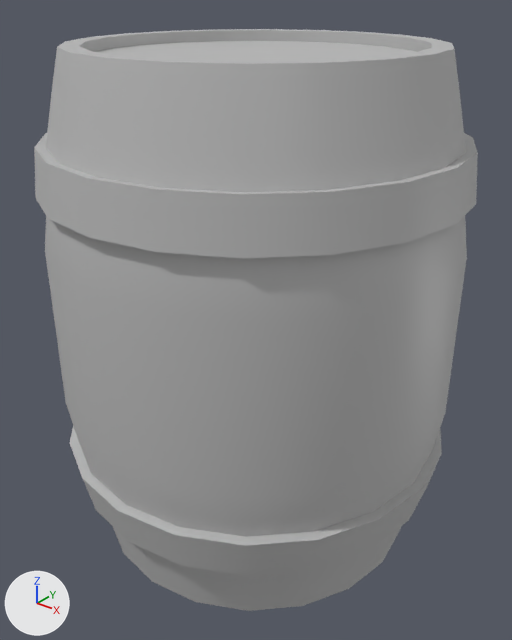
A saved change to the FBX model Assets/Art/Models/Barrel.fbx.
The view is the same before and after, from a 50 mm lens placed at (0.798, -0.998, 1.062), pointed at (0.009, -0.012, 0.45). Every picture has the same lights, and +X, +Y and +Z are marked at lower left. Where no turn or scale is listed for an object, it has been applied to the vertices.

The older version as bpy lines, for what is in view:
```python
me_mesh = bpy.data.meshes.new('Mesh')
me_mesh.from_pydata(...)  # 302 vertices, 320 faces; spans x -0.388..0.388, y -0.388..0.388, z 0.0..0.962
# faces by material slot: [200, 120]
me_mesh.materials.append(mat_barrel_wood)  # grey #bcbcbc
me_mesh.materials.append(mat_barrel_metal)  # grey #bcbcbc
ob_pcylinder1 = bpy.data.objects.new('pCylinder1', me_mesh)
ob_pcylinder1.location = (0.0, 0.0, 0.0)
```
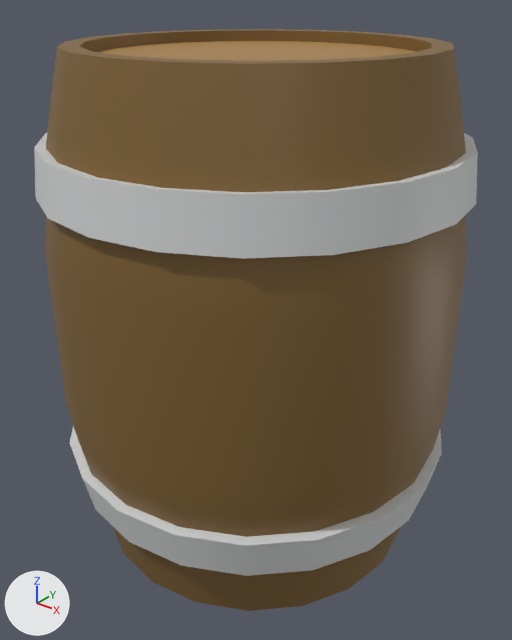
The change, as a list of edits to the scene's bpy script:
```text
Add mat_barrel_metal_1:
    mat_barrel_metal_1 = principled_material('Barrel_metal')
    mat_barrel_metal_1.base_color = (0.667, 0.678, 0.682)  # light grey #d5d7d7
Add mat_barrel_wood2:
    mat_barrel_wood2 = principled_material('Barrel_wood2')
    mat_barrel_wood2.base_color = (0.396, 0.22, 0.0588)  # brown #a98145
Add mat_barrel_wood_1:
    mat_barrel_wood_1 = principled_material('Barrel_wood')
    mat_barrel_wood_1.base_color = (0.212, 0.118, 0.0313)  # brown #7f6031
Change me_mesh:
    where me_mesh.from_pydata(...)  # 302 vertices, 320 faces; spans x -0.388..0.388, y -0.388..0.388, z 0.0..0.962
    used by ob_pcylinder1; location = (0.0, 0.0, 0.0)
    me_mesh part 1: 80 of the faces centred in x -0.342..0.342, y -0.342..0.342, z 0.852..0.962 switch from mat_barrel_wood (grey #bcbcbc) to mat_barrel_wood_1 (brown #7f6031)
    me_mesh part 2: 40 of the faces centred in x -0.376..0.376, y -0.376..0.376, z 0.471..0.674 switch from mat_barrel_wood (grey #bcbcbc) to mat_barrel_wood_1 (brown #7f6031)
    me_mesh part 3: 40 of the faces centred in x -0.33..0.33, y -0.33..0.33, z 0.0..0.068 switch from mat_barrel_wood (grey #bcbcbc) to mat_barrel_wood_1 (brown #7f6031)
    me_mesh part 4: 20 of the faces centred in x -0.368..0.368, y -0.368..0.368, z 0.268 switch from mat_barrel_wood (grey #bcbcbc) to mat_barrel_wood_1 (brown #7f6031)
    me_mesh part 5: all 20 faces centred in x -0.189..0.189, y -0.189..0.189, z 0.942 switch from mat_barrel_wood (grey #bcbcbc) to mat_barrel_wood2 (brown #a98145)
    me_mesh part 6: all 120 faces that had it switch from mat_barrel_metal (grey #bcbcbc) to mat_barrel_metal_1 (light grey #d5d7d7)
```

Changed parts and their boxes (x1, y1, x2, y2) in the pictures (512 x 640 px):
part 1 of me_mesh, recoloured (grey to brown)
    both: (46, 29, 466, 192)
part 2 of me_mesh, recoloured (grey to brown)
    both: (45, 216, 467, 499)
part 3 of me_mesh, recoloured (grey to brown)
    both: (113, 527, 401, 611)
part 4 of me_mesh, recoloured (grey to brown)
    both: (67, 407, 445, 537)
part 5 of me_mesh, recoloured (grey to brown)
    both: (97, 41, 416, 61)
part 6 of me_mesh, recoloured
    both: (34, 133, 478, 576)
